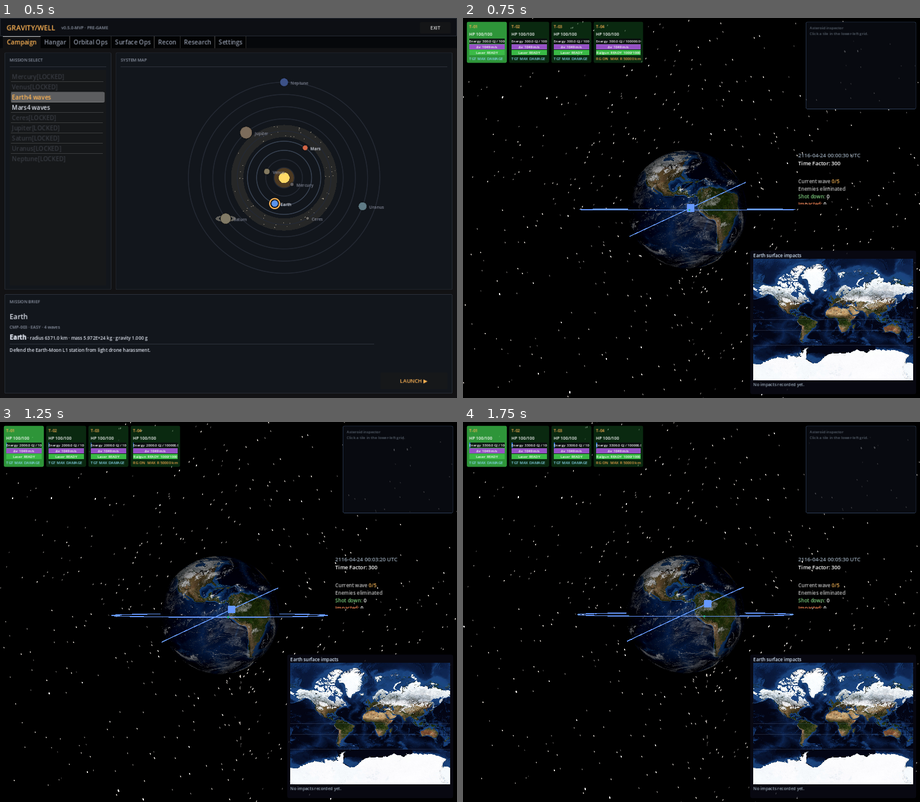
Above: before the commit, frames 1-4 (two rows, left to right).
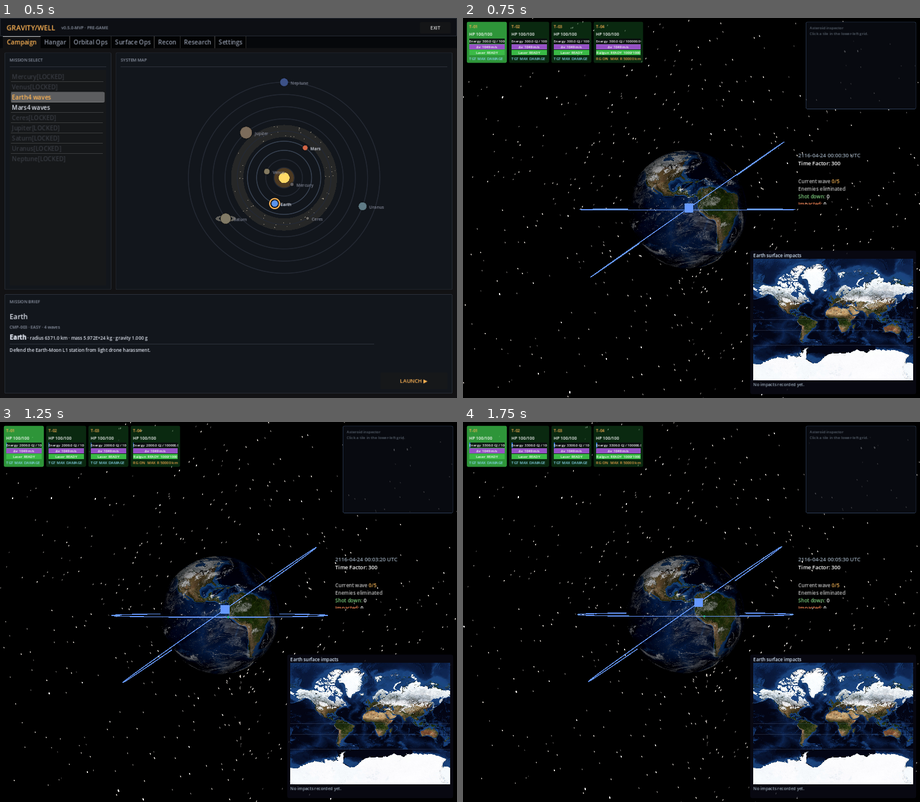
Above: after the commit, the same moments.

Repository: mellenburg/game
Game: Godot game, scene res://scenes/menu.tscn
The game is run twice, just before and just after one commit, with the same random seed, the same clock (stepped at 60 frames per second) and the same inputs.
Inputs (mouse positions are in pixels of both pictures, inside the frame that each line leads up to):
- Up to frame 1 (0.5 s): no input
- Up to frame 2 (0.75 s): click "LAUNCH ▶" at 0.5 s
- Up to frame 3 (1.25 s): no input
- Up to frame 4 (1.75 s): tap A (move_left) at 1.25 s; drag from (577, 650) to (737, 528) at 1.27 s

Frame 1 is identical in both runs. In frame 2, 0.2% of the frame differs, in the area x 27-71%, y 32-69%; in frame 3, 0.3%; in frame 4, 0.3%, in the area x 27-70%, y 32-69%.

Commit message:
Tighten preview zoom and reset L-04 to 6000 km / 35°
The auto-fit zoom now uses the unit's actual marker position
(|marker| + MAX_RANGE_KM) for the laser-ring envelope in default
mode, instead of the apogee-based worst case that left ~30% of
the viewer empty when a satellite happened to sit on a near
point of an eccentric orbit. Coverage mode keeps the apogee +
MAX_RANGE bound because the heatmap blob covers the whole orbit.
Span uses 0.49 of the shorter side and the padding multiplier
drops from 1.10 to 1.02, so the rendered geometry actually fills
the panel.

L-04's default orbit moves to 6000 km perigee at 35°
inclination so the kinetic platform sits visibly off the laser
ring's plane and drifts through the ring's coverage gaps over
time.

https://claude.ai/code/session_016Ry1gWPWCz1haD85wpKzLf

Diff:
--- a/godot/scripts/menu/orbit_preview.gd
+++ b/godot/scripts/menu/orbit_preview.gd
@@ -101,33 +101,41 @@
 func _draw() -> void:
 	var rect := get_rect()
 	var center := rect.size * 0.5
-	var span: float = minf(rect.size.x, rect.size.y) * 0.45
+	# 0.49 of the shorter side leaves a 1 px hairline of padding so
+	# stroke widths don't clip on the edge; the apogee/ring bound
+	# below carries its own small multiplier on top.
+	var span: float = minf(rect.size.x, rect.size.y) * 0.49
 	if span <= 0.0:
 		return
 
-	# World scale: large enough to fit every launch's apogee AND every
-	# laser-armed unit's MAX_RANGE_KM far-field circle (which can
-	# extend ~20 000 km past the orbit, easily off-screen if we only
-	# scaled to apogee). Apogee = perigee · (1+e)/(1-e); collapses to
-	# perigee for ecc==0 so circular orbits scale identically to the
-	# pre-laser-circle build when no laser is assigned. Min ceiling so
-	# an empty roster still renders sensibly.
+	# World scale: tight-fit the geometry that's actually about to
+	# render. Orbit ellipses always extend out to apogee, so that's
+	# the floor for every launch. Range circles only render in
+	# default mode and are centred on the unit's current marker
+	# position — using |marker| + MAX_RANGE keeps the zoom locked
+	# to what's on screen, instead of the apogee-based worst case
+	# that left ~30% of the viewer empty when the satellite happened
+	# to sit on a near point of an eccentric orbit. In coverage mode
+	# the heatmap blob can extend MAX_RANGE past *any* point on the
+	# orbit, so the bound there is apogee + MAX_RANGE.
 	var max_world_km: float = EarthOrbit.EARTH_RADIUS_KM
 	for launch: Launch in PlayerLoadout.launches:
 		var apo_r_km: float = (
 			EarthOrbit.EARTH_RADIUS_KM + launch.apogee_altitude_km()
 		)
 		max_world_km = maxf(max_world_km, apo_r_km)
-		# Laser circles are drawn at the unit's instantaneous position;
-		# the worst case for fitting them on screen is the farthest the
-		# unit gets from Earth's centre (apogee) plus the outer ring's
-		# radius. Coverage-mode heatmap shares this envelope, so the
-		# blob never spills outside the viewer either.
 		if _launch_has_laser(launch):
-			max_world_km = maxf(
-				max_world_km, apo_r_km + LaserWeapon.MAX_RANGE_KM,
-			)
-	max_world_km *= 1.10  # 10% padding so labels don't crop on the rim
+			if coverage_mode:
+				max_world_km = maxf(
+					max_world_km, apo_r_km + LaserWeapon.MAX_RANGE_KM,
+				)
+			else:
+				var marker_km: Vector2 = _marker_position_km(launch)
+				max_world_km = maxf(
+					max_world_km,
+					marker_km.length() + LaserWeapon.MAX_RANGE_KM,
+				)
+	max_world_km *= 1.02  # 2% padding so labels don't crop on the rim
 	var px_per_km: float = span / max_world_km
 
 	# Background fill
@@ -272,6 +280,30 @@
 	var x: float = qx * cos(raan_rad) - qy * cos(i_rad) * sin(raan_rad)
 	var y: float = qx * sin(raan_rad) + qy * cos(i_rad) * cos(raan_rad)
 	return center + Vector2(x, -y) * px_per_km
+
+
+# Marker position in km, projected onto the equatorial 2D plane.
+# Mirrors _project_at_true_anomaly's math but stops before the
+# screen-space conversion so the auto-fit zoom can ask "how far from
+# Earth's centre is this unit right now?" without going through pixels.
+# Sign convention matches the screen-space helper (y-flip is purely
+# a draw concern), so .length() comes out the same either way.
+func _marker_position_km(launch: Launch) -> Vector2:
+	var r_p_km: float = EarthOrbit.EARTH_RADIUS_KM + launch.altitude_km
+	var e: float = clampf(launch.eccentricity, 0.0, 0.999)
+	var p_km: float = r_p_km * (1.0 + e)
+	var nu_rad: float = deg_to_rad(launch.true_anomaly_deg)
+	var r_nu: float = p_km / (1.0 + e * cos(nu_rad))
+	var px: float = r_nu * cos(nu_rad)
+	var py: float = r_nu * sin(nu_rad)
+	var argp_rad: float = deg_to_rad(launch.argp_deg)
+	var qx: float = px * cos(argp_rad) - py * sin(argp_rad)
+	var qy: float = px * sin(argp_rad) + py * cos(argp_rad)
+	var i_rad: float = deg_to_rad(launch.inclination_deg)
+	var raan_rad: float = deg_to_rad(launch.raan_deg)
+	var x: float = qx * cos(raan_rad) - qy * cos(i_rad) * sin(raan_rad)
+	var y: float = qx * sin(raan_rad) + qy * cos(i_rad) * cos(raan_rad)
+	return Vector2(x, y)
 
 
 # Solve Kepler's equation E - e·sin(E) = M for the eccentric anomaly.
--- a/godot/scripts/player_loadout.gd
+++ b/godot/scripts/player_loadout.gd
@@ -289,10 +289,12 @@
 			launch.raan_deg = 0.0
 			launch.true_anomaly_deg = float(i) * 120.0
 		else:
-			# Railgun gets a parking-orbit slot — low altitude, modest
-			# inclination so it isn't stacked on top of the laser ring.
-			launch.altitude_km = 500.0
-			launch.inclination_deg = 25.0
+			# Railgun rides a 6000 km / 35° orbit so it sits visibly
+			# off the laser ring's plane and gives the operator a
+			# kinetic platform that drifts through the laser fleet's
+			# coverage gaps over time.
+			launch.altitude_km = 6000.0
+			launch.inclination_deg = 35.0
 			launch.raan_deg = 0.0
 			launch.true_anomaly_deg = 0.0
 
